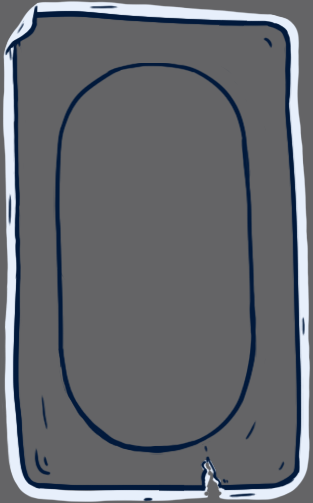
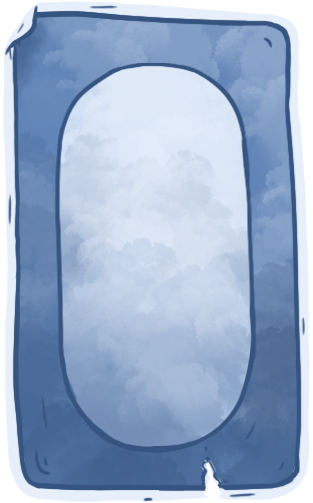
Before/after of a 313px x 503px layered artwork. What changed in the layer stack:
painted on "gnome selection 2" over [4, 5, 305, 502]
added layer "Layer 2" above "Layer 1" over [9, 14, 301, 493]
added layer "Layer 1" above "Background" over [37, 35, 280, 458]
hid "Background" over [0, 0, 313, 503]
